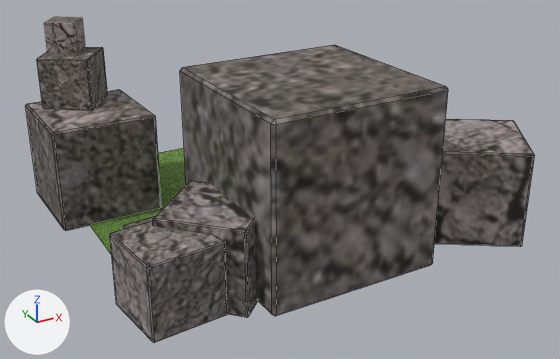
Before and after pictures for a commit that changed the FBX model Game/Assets/modelData/map/end.FBX.
The view is the same before and after, from a camera (50 mm lens) standing at (-996.0, -2014.0, 1044.0) and looking at (40.0, -131.0, 103.0). Arrows for +X, +Y and +Z are at lower left; the lights stay in place. Mesh edges are drawn as thin lines on the coarser meshes. Where no turn or scale is listed for an object, it has been applied to the vertices.
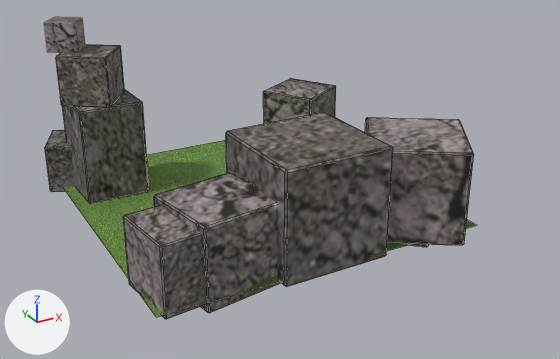
The change, as a diff of the scene's bpy script:
```diff
--- a/Game/Assets/modelData/map/end.FBX.py
+++ b/Game/Assets/modelData/map/end.FBX.py
@@ ob_cube_024 @@
 ob_cube_024 = bpy.data.objects.new('Cube.024', me_mesh_005)
-ob_cube_024.location = (-440.0, 305.0, 360.0)
+ob_cube_024.location = (-384.0, 305.0, 360.0)
@@ ob_cube_026 @@
 ob_cube_026.parent = ob_end
-ob_cube_026.location = (0.00553, -0.706, 177.3)
+ob_cube_026.location = (0.0116, -0.688, 112.9)
 ob_cube_026.rotation_euler = (0.0, 0.0, -1.544)  # degrees (0, 0, -88)
-ob_cube_026.scale = (0.507, 0.507, 253.0)
+ob_cube_026.scale = (0.329, 0.329, 164.0)
@@ ob_cube_022 @@
 ob_cube_022 = bpy.data.objects.new('Cube.022', me_mesh_007)
-ob_cube_022.location = (-450.0, -471.0, 67.0)
+ob_cube_022.location = (-391.0, -395.0, 67.0)
@@ ob_cube_017 @@
 ob_cube_017.parent = ob_end
-ob_cube_017.location = (-0.852, 0.426, 113.6)
+ob_cube_017.location = (-0.723, 0.604, 113.6)
 ob_cube_017.rotation_euler = (0.0, 0.0, -1.544)  # degrees (0, 0, -88)
-ob_cube_017.scale = (0.306, 0.306, 153.0)
+ob_cube_017.scale = (0.199, 0.199, 153.0)
@@ ob_cube_028 @@
 ob_cube_028.parent = ob_end
-ob_cube_028.location = (-0.581, -0.803, 64.1)
-ob_cube_028.rotation_euler = (0.0, 0.0, 2.352)  # degrees (0, 0, 135)
+ob_cube_028.location = (-0.542, -0.74, 64.1)
+ob_cube_028.rotation_euler = (0.0, 0.0, 1.741)  # degrees (0, 0, 100)
 ob_cube_028.scale = (0.239, 0.239, 120.0)
@@ ob_cube_021 @@
 ob_cube_021 = bpy.data.objects.new('Cube.021', me_mesh_008)
-ob_cube_021.location = (486.0, -461.0, 103.0)
+ob_cube_021.location = (348.0, -377.0, 103.0)
```

What differs and where, as boxes (x1, y1, x2, y2) in the pictures (560 x 359 px):
'Cube.026', moved, rescaled (38% narrower, 35% shorter): before (180, 45, 448, 316); after (226, 112, 393, 287)
'Cube.021', moved: before (434, 119, 535, 247); after (365, 117, 474, 245)
'Cube.017', moved, rescaled (36% narrower, 20% shorter): before (26, 89, 162, 231); after (62, 89, 149, 203)
'Cube.022', moved: before (110, 221, 227, 343); after (123, 206, 205, 319)
'Cube.028', moved, turned: before (153, 181, 258, 317); after (154, 173, 281, 313)
'Cube.024', moved: before (37, 47, 108, 110); after (56, 44, 124, 107)
'end', unchanged, uncovered by the edit: before (89, 148, 186, 255); after (63, 140, 477, 317)
'Cube.014', unchanged, uncovered by the edit: after (263, 78, 336, 123)
'Cube.016', unchanged, uncovered by the edit: after (45, 130, 75, 192)
